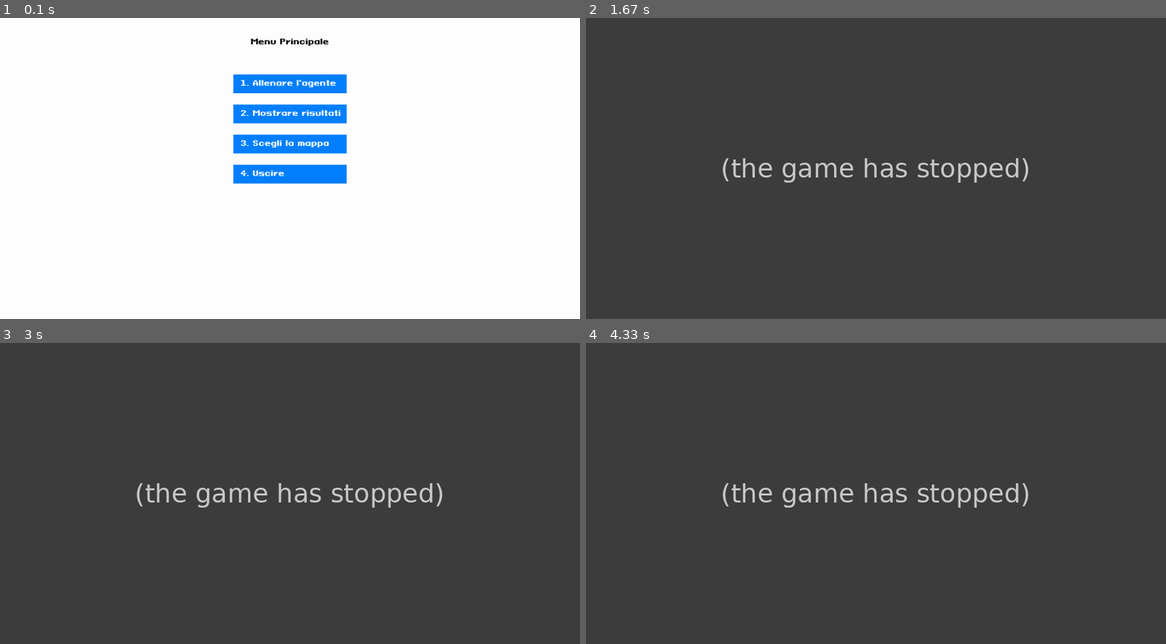
Above: before the commit, frames 1-4 (two rows, left to right).
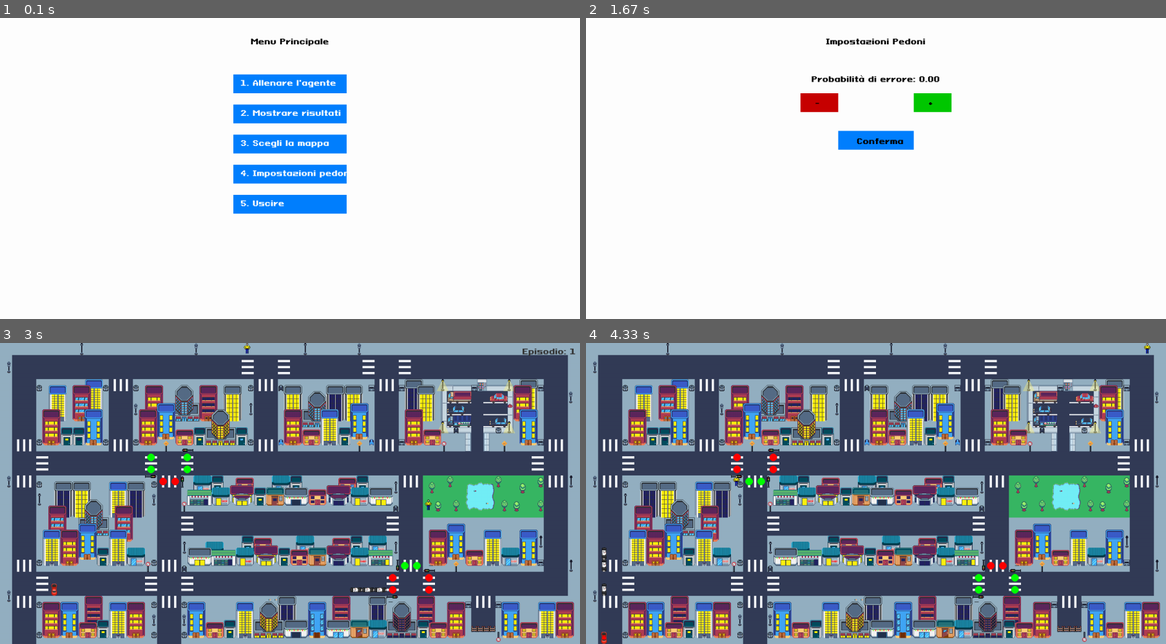
Above: after the commit, the same moments.

Repository: Luke-1310/Thesis
Game: pygame game, started from Progetto Tesi Privitera/q_learning_training.py
Two runs of this game, one before a commit and one after it. Both use one fixed random seed, a clock stepped at 60 frames per second and the inputs below.
Inputs (mouse positions are in pixels of both pictures, inside the frame that each line leads up to):
- Up to frame 1 (0.1 s): no input
- Up to frame 2 (1.67 s): click (876, 168) at 0.38 s; click "+" at 0.72 s; click "-" at 1.05 s
- Up to frame 3 (3 s): click "Conferma" at 2.38 s; click (290, 409) at 2.72 s
- Up to frame 4 (4.33 s): click (841, 427) at 3.55 s

The runs differ from the first frame. In frame 1, 1.4% of the frame differs, in the area x 40-60%, y 50-66%; in frame 2, 100%, in the area x 0-100%, y 0-100%; in frame 3, 98%; in frame 4, 98%.
Before the commit the program exited at 0.38 s; later frames show no game.

Commit message:
primo tentativo nel far sbagliare un pedone

Diff:
--- a/Progetto Tesi Privitera/q_learning_training.py
+++ b/Progetto Tesi Privitera/q_learning_training.py
@@ -182,7 +182,7 @@
         pygame.time.wait(2000)
 
 
-#1 Implementazione di una interfaccia grafica per il menù
+#Implementazione di una interfaccia grafica per il menù
 def show_menu(screen, font):
 
     #Bottoni
@@ -190,7 +190,8 @@
         {"text": "1. Allenare l'agente", "action": "train"},
         {"text": "2. Mostrare risultati", "action": "show"},
         {"text": "3. Scegli la mappa", "action": "select_map"},
-        {"text": "4. Uscire", "action": "exit"}
+        {"text": "4. Impostazioni pedoni", "action": "settings"},
+        {"text": "5. Uscire", "action": "exit"}
     ]
 
     button_rects = []
@@ -215,7 +216,7 @@
     pygame.display.flip()
     return button_rects
 
-#2 Funzione per poter stampare del testo sul schermo
+#Funzione per poter stampare del testo sul schermo
 def draw_text(screen, text, x, y, font, color=(0, 0, 0), center=False):
 
     text_surface = font.render(text, True, color)
@@ -225,7 +226,7 @@
 
     screen.blit(text_surface, (x, y))
 
-#3 Funzione per poter chiedere all'utente, dal punto di vista grafico, se vuole o no vedere i risultati
+#Funzione per poter chiedere all'utente, dal punto di vista grafico, se vuole o no vedere i risultati
 def show_yes_no_dialog(screen, font, question):
     screen.fill((255, 255, 255))
 
@@ -273,7 +274,7 @@
     "2": ("Foresta", Map2Environment),
 }
 
-#4 funzione che mi permette di scegliere la mappa
+#Funzione che mi permette di scegliere la mappa
 def select_map(screen, font):
     selecting = True
     selected_map_class = None
@@ -344,9 +345,9 @@
                             pygame.time.delay(2000)
                             selecting = False
 
-    return selected_map_class#(screen) così facendo sto restituendo la classe, con (screen) la istanzio
-
-#5 Funzione per stampare il resoconto del training del agente
+    return selected_map_class #ritorna la classe della mappa selezionata
+
+#Funzione per stampare il resoconto del training del agente
 def show_training_results(screen, font, episode_data):
     import sys  # Assicurati che sys sia importato nel file
 
@@ -406,7 +407,49 @@
         pygame.display.flip()
         clock.tick(60)
 
-
+def show_settings(screen, font, current_error_prob):
+    setting = True
+    error_prob = current_error_prob
+
+    while setting:
+        screen.fill((255, 255, 255))
+        draw_text(screen, "Impostazioni Pedoni", 0, 50, font, center=True)
+
+        # Mostra il valore attuale
+        draw_text(screen, f"Probabilità di errore: {error_prob:.2f}", 0, 150, font, center=True)
+
+        # Pulsanti per aumentare/diminuire
+        less_rect = pygame.Rect(screen.get_width() // 2 - 200, 200, 100, 50)
+        more_rect = pygame.Rect(screen.get_width() // 2 + 100, 200, 100, 50)
+        ok_rect = pygame.Rect(screen.get_width() // 2 - 100, 300, 200, 50)
+
+        pygame.draw.rect(screen, (200, 0, 0), less_rect)  # Rosso
+        pygame.draw.rect(screen, (0, 200, 0), more_rect)  # Verde
+        pygame.draw.rect(screen, (0, 128, 255), ok_rect)  # Blu
+
+        draw_text(screen, "-", less_rect.centerx - 10, less_rect.centery - 10, font, center=False)
+        draw_text(screen, "+", more_rect.centerx - 10, more_rect.centery - 10, font, center=False)
+        draw_text(screen, "Conferma", ok_rect.centerx - 50, ok_rect.centery - 10, font, center=False)
+
+        pygame.display.flip()
+
+        for event in pygame.event.get():
+            if event.type == pygame.QUIT:
+                return error_prob
+
+            if event.type == pygame.MOUSEBUTTONDOWN:
+                pos = pygame.mouse.get_pos()
+
+                if less_rect.collidepoint(pos):
+                    error_prob = max(0.0, error_prob - 0.05)
+
+                if more_rect.collidepoint(pos):
+                    error_prob = min(1.0, error_prob + 0.05)
+
+                if ok_rect.collidepoint(pos):
+                    return error_prob
+
+    return error_prob
 
 def main():
 
@@ -466,11 +509,13 @@
 
             if selected_environment_class:
                 env = selected_environment_class(48, 25, 32, screen)
-                #print("Ambiente selezionato correttamente!")  # questo ora verrà eseguito
 
         elif action == "exit":
             running = False
 
+        elif action == "settings":
+            env.pedone_error_prob = show_settings(screen, font, env.pedone_error_prob)
+
     pygame.quit()
 
 if __name__ == "__main__":
